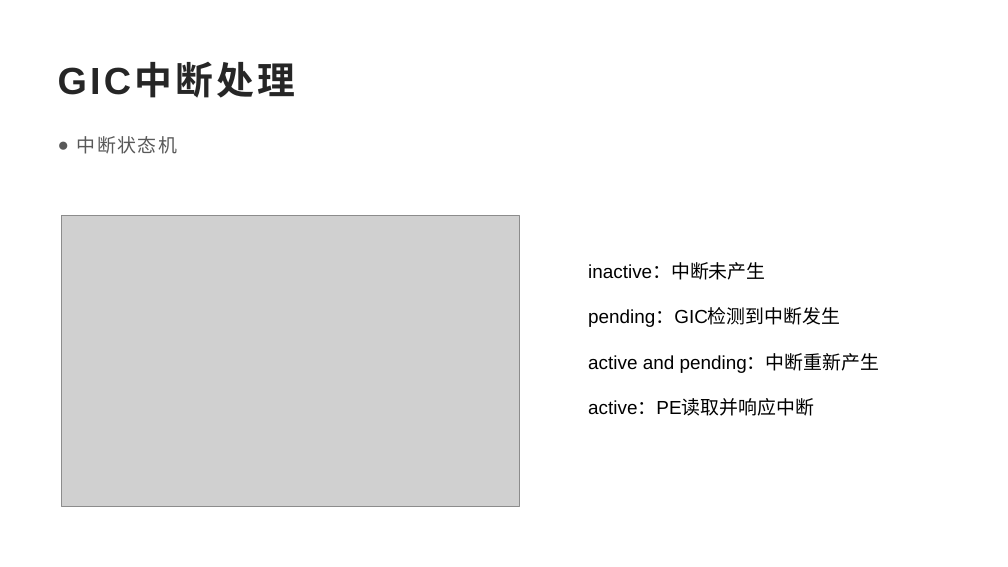
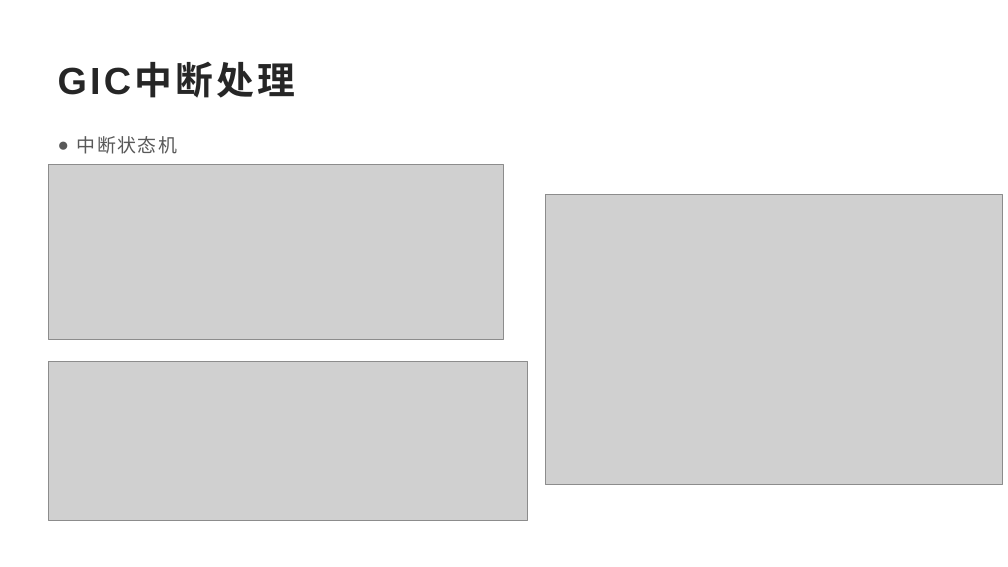
Before and after one commit to dongdongou/ARMv8-A-, a slide deck: slide 17 of ARMv8-A基础介绍.pptx. Drawn at 1008x567 pixels with LibreOffice and Linux fonts; fonts in the diff are those of the drawing; grey boxes stand for pictures. Boxes give left, top, right and bottom in pixels: in the first picture for what was removed or moved away, otherwise in the second. Text is boxed around its words. In the diff, an @@ line names an element or a change of style, - is before the commit and + after.

```diff
--- a/ARMv8-A基础介绍.pptx
+++ b/ARMv8-A基础介绍.pptx
@@ picture added at (49,165,504,340) @@
@@ picture: place and size @@
-picture at (62,216,520,506)
+picture at (545,194,1003,485)
@@ text removed at (588,263,880,416) @@
-inactive：中断未产生
-pending：GIC检测到中断发生
-active and pending：中断重新产生
-active：PE读取并响应中断
@@ picture added at (49,361,528,520) @@
```
Also in this commit, not shown: 10 other slides changed, 2 slides added, 2 slides removed.
